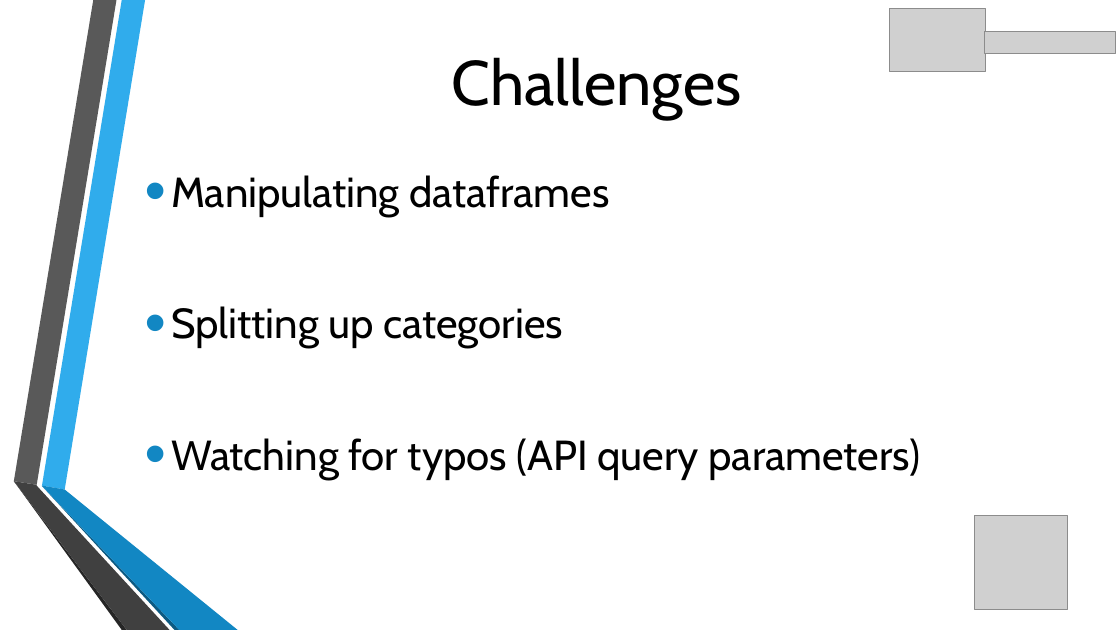
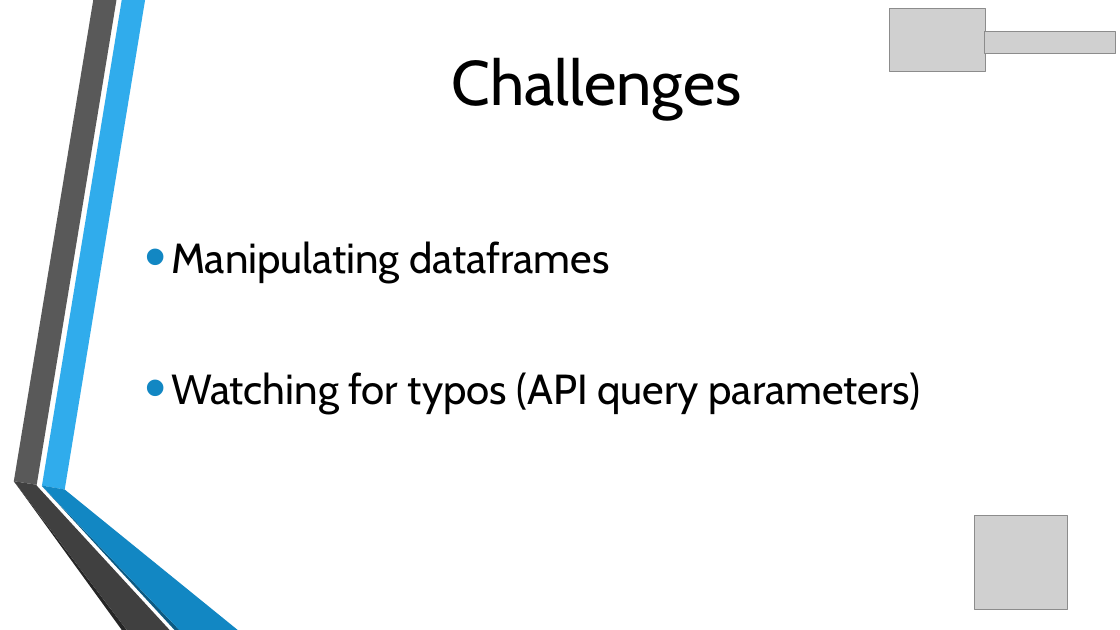
Before and after one commit to NB094/lighthouse-data-notes, a slide deck: slide 9 of Week_2/Day_4/Miniproject 2.pptx (slide 10 before the commit). Drawn at 1120x630 pixels with LibreOffice and Linux fonts; fonts in the diff are those of the drawing; grey boxes stand for pictures; background and template pictures are left out. Boxes give left, top, right and bottom in pixels: in the first picture for what was removed or moved away, otherwise in the second. Text is boxed around its words. In the diff, an @@ line names an element or a change of style, - is before the commit and + after.

```diff
--- a/Week_2/Day_4/Miniproject 2.pptx
+++ b/Week_2/Day_4/Miniproject 2.pptx
@@ text at <box>171,306,563,348</box>: paragraph removed @@
-• Splitting up categories
```
Also in this commit, not shown: 1 other slide changed, 1 slide removed, 32 other files.
